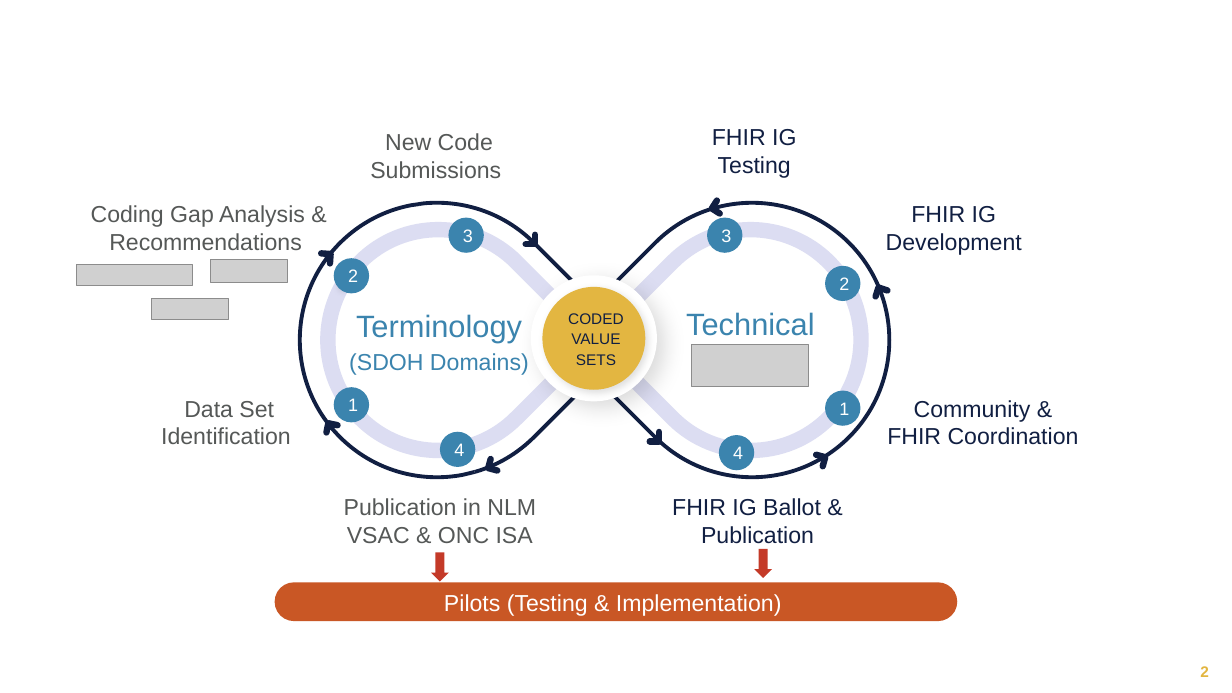
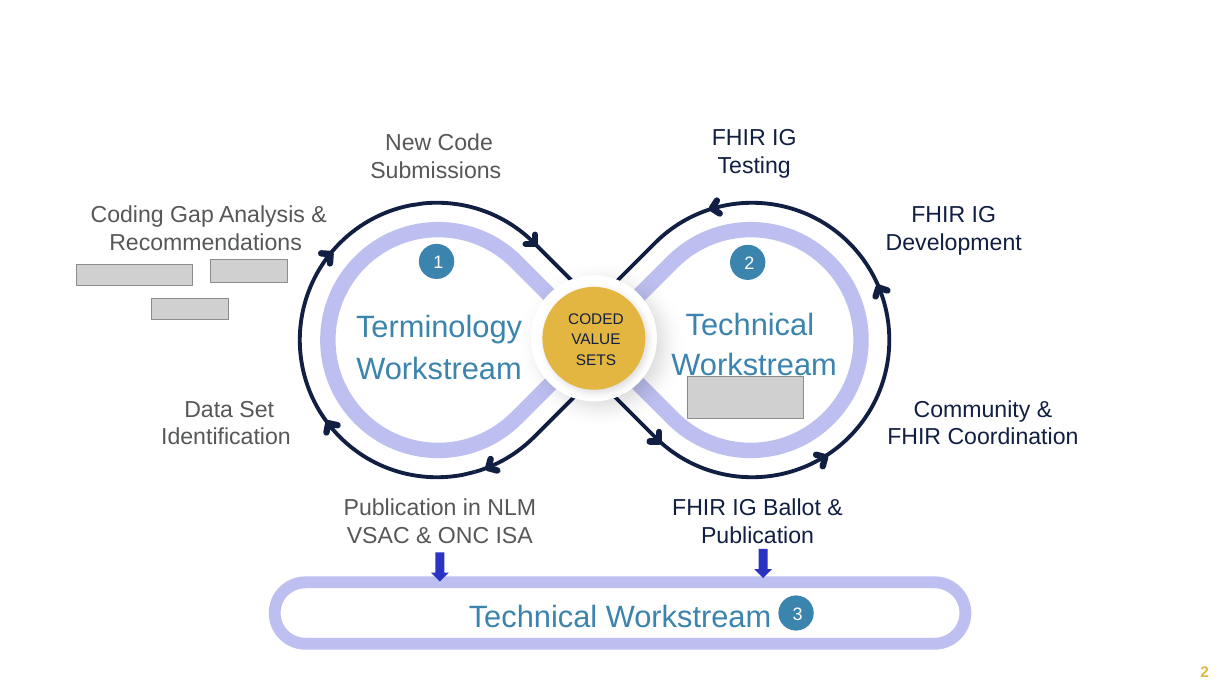
Before and after one commit to HL7/fhir-sdoh-clinicalcare, a slide deck: slide 2 of Images Source/GravitySlides.pptx. Drawn at 1232x693 pixels with LibreOffice and Linux fonts; fonts in the diff are those of the drawing; grey boxes stand for pictures. Boxes give left, top, right and bottom in pixels: in the first picture for what was removed or moved away, otherwise in the second. Text is boxed around its words. In the diff, an @@ line names an element or a change of style, - is before the commit and + after.

```diff
--- a/Images Source/GravitySlides.pptx
+++ b/Images Source/GravitySlides.pptx
@@ freeform shape at bbox=[328, 229, 594, 450]: outline #DCDDF2 12 pt to #BDBFF0 12 pt @@
@@ ellipse removed at bbox=[448, 218, 483, 253] @@
-3
@@ ellipse removed at bbox=[462, 229, 470, 237] @@
@@ freeform shape at bbox=[594, 229, 860, 450]: outline #DCDDF2 12 pt to #BDBFF0 12 pt @@
@@ ellipse removed at bbox=[718, 229, 726, 237] @@
@@ ellipse removed at bbox=[334, 258, 369, 293] @@
-2
@@ ellipse "1": place and size @@
-ellipse "1" at bbox=[825, 391, 860, 426]
+ellipse "1" at bbox=[419, 244, 454, 279]
@@ ellipse "2": place and size @@
-ellipse "2" at bbox=[825, 266, 860, 301]
+ellipse "2" at bbox=[730, 245, 765, 280]
@@ ellipse removed at bbox=[343, 274, 350, 282] @@
@@ ellipse removed at bbox=[839, 274, 847, 282] @@
@@ text at bbox=[356, 314, 522, 380]: text changed; size 18 to 24 pt @@
-Terminology (SDOH Domains)
+Terminology Workstream
@@ text at bbox=[671, 312, 836, 381]: text changed @@
-Technical
+Technical
+Workstream
@@ ellipse removed at bbox=[334, 387, 369, 422] @@
-1
@@ picture: place and size @@
-picture at bbox=[692, 345, 810, 386]
+picture at bbox=[688, 377, 805, 419]
@@ ellipse removed at bbox=[343, 398, 350, 406] @@
@@ ellipse removed at bbox=[839, 398, 847, 406] @@
@@ ellipse removed at bbox=[440, 432, 475, 467] @@
-4
@@ ellipse removed at bbox=[458, 445, 466, 452] @@
@@ ellipse removed at bbox=[719, 435, 754, 470] @@
-4
@@ ellipse removed at bbox=[728, 445, 736, 452] @@
@@ down arrow at bbox=[432, 553, 449, 581]: fill #C43A28 to #2B33C3 @@
@@ down arrow at bbox=[754, 549, 772, 578]: fill #C43A28 to #2B33C3 @@
@@ rounded rectangle "Technical Workstream": place and size @@
-rounded rectangle "Technical Workstream" at bbox=[274, 582, 958, 621]
+rounded rectangle "Technical Workstream" at bbox=[274, 582, 966, 644]
@@ rounded rectangle "Technical Workstream" at bbox=[274, 582, 966, 644]: fill #C95725 to none; outline none to #BDBFF0 9.25 pt @@
@@ text removed at bbox=[444, 594, 782, 616] @@
-Pilots (Testing & Implementation)
@@ ellipse "3": place and size @@
-ellipse "3" at bbox=[707, 218, 742, 253]
+ellipse "3" at bbox=[778, 595, 813, 630]
@@ text in rounded rectangle at bbox=[469, 604, 771, 628]: text added @@
+Technical Workstream
```
Also in this commit, not shown: 1 other slide changed, 5 other files.
